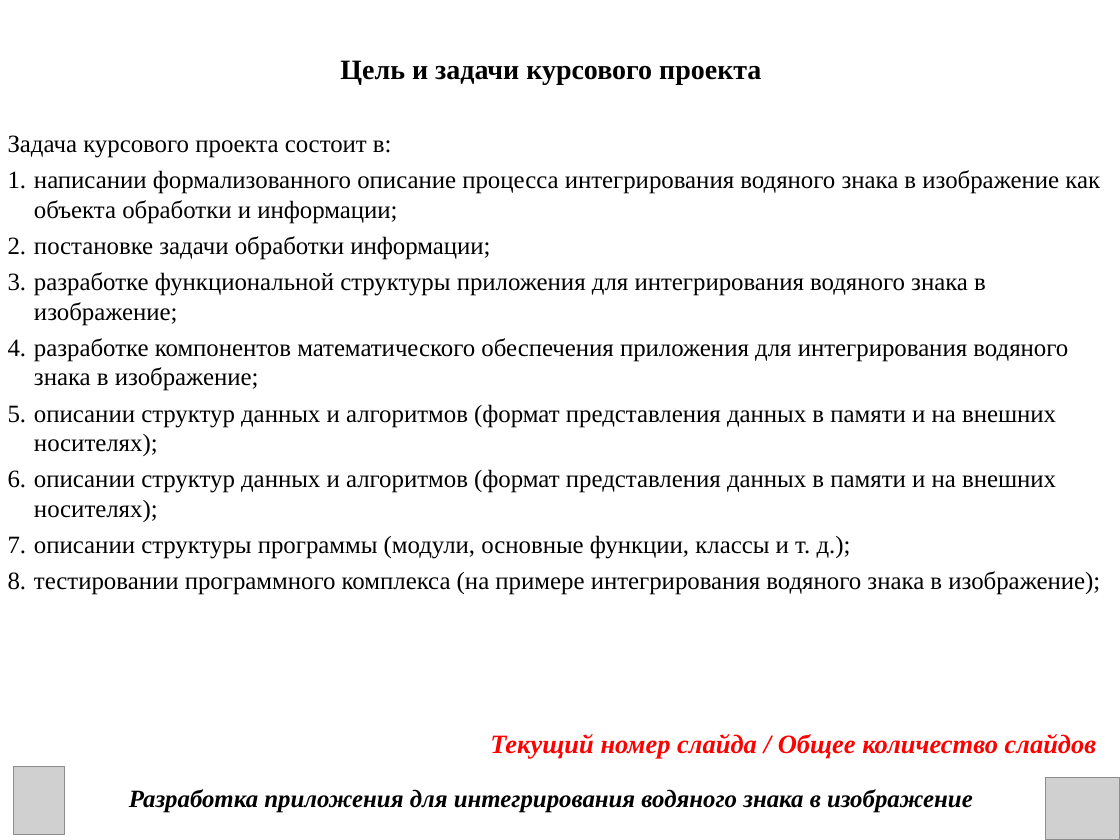
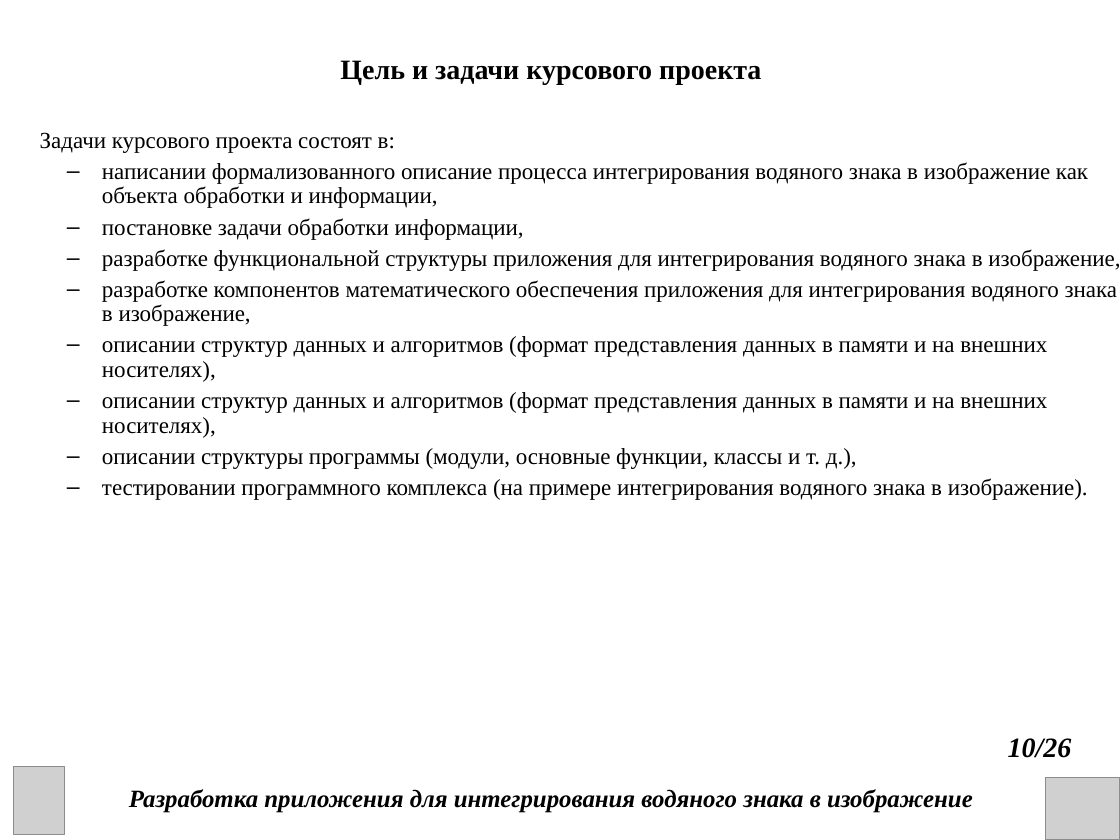
Before and after one commit to DanChoys1/DanChoys, a slide deck: slide 10 of КП презентация.ppt. Drawn at 1120x840 pixels with LibreOffice and Linux fonts; fonts in the diff are those of the drawing; grey boxes stand for pictures. Boxes give left, top, right and bottom in pixels: in the first picture for what was removed or moved away, otherwise in the second. Text is boxed around its words. In the diff, an @@ line names an element or a change of style, - is before the commit and + after.

```diff
--- a/КП презентация.ppt
+++ b/КП презентация.ppt
@@ text at (40,132,1120,500): text changed; size 16 to 14.8 pt @@
-Задача курсового проекта состоит в:
-1. написании формализованного описание процесса интегрирования водяного знака в изображение как объекта обработки и информации;
-2. постановке задачи обработки информации;
-3. разработке функциональной структуры приложения для интегрирования водяного знака в изображение;
-4. разработке компонентов математического обеспечения приложения для интегрирования водяного знака в изображение;
-5. описании структур данных и алгоритмов (формат представления данных в памяти и на внешних носителях);
-6. описании структур данных и алгоритмов (формат представления данных в памяти и на внешних носителях);
-7. описании структуры программы (модули, основные функции, классы и т. д.);
-8. тестировании программного комплекса (на примере интегрирования водяного знака в изображение);
+Задачи курсового проекта состоят в:
+  – написании формализованного описание процесса интегрирования водяного знака в изображение как объекта обработки и информации,
+  – постановке задачи обработки информации,
+  – разработке функциональной структуры приложения для интегрирования водяного знака в изображение,
+  – разработке компонентов математического обеспечения приложения для интегрирования водяного знака в изображение,
+  – описании структур данных и алгоритмов (формат представления данных в памяти и на внешних носителях),
+  – описании структур данных и алгоритмов (формат представления данных в памяти и на внешних носителях),
+  – описании структуры программы (модули, основные функции, классы и т. д.),
+  – тестировании программного комплекса (на примере интегрирования водяного знака в изображение).
@@ text removed at (490,734,1096,759) @@
-Текущий номер слайда / Общее количество слайдов
@@ text added at (1008,738,1072,758), 18 pt, text #000000, bold, italic @@
+10/26
```
Also in this commit, not shown: 21 other slides changed, 4 slides added, 1 slide removed, 1 other file.
